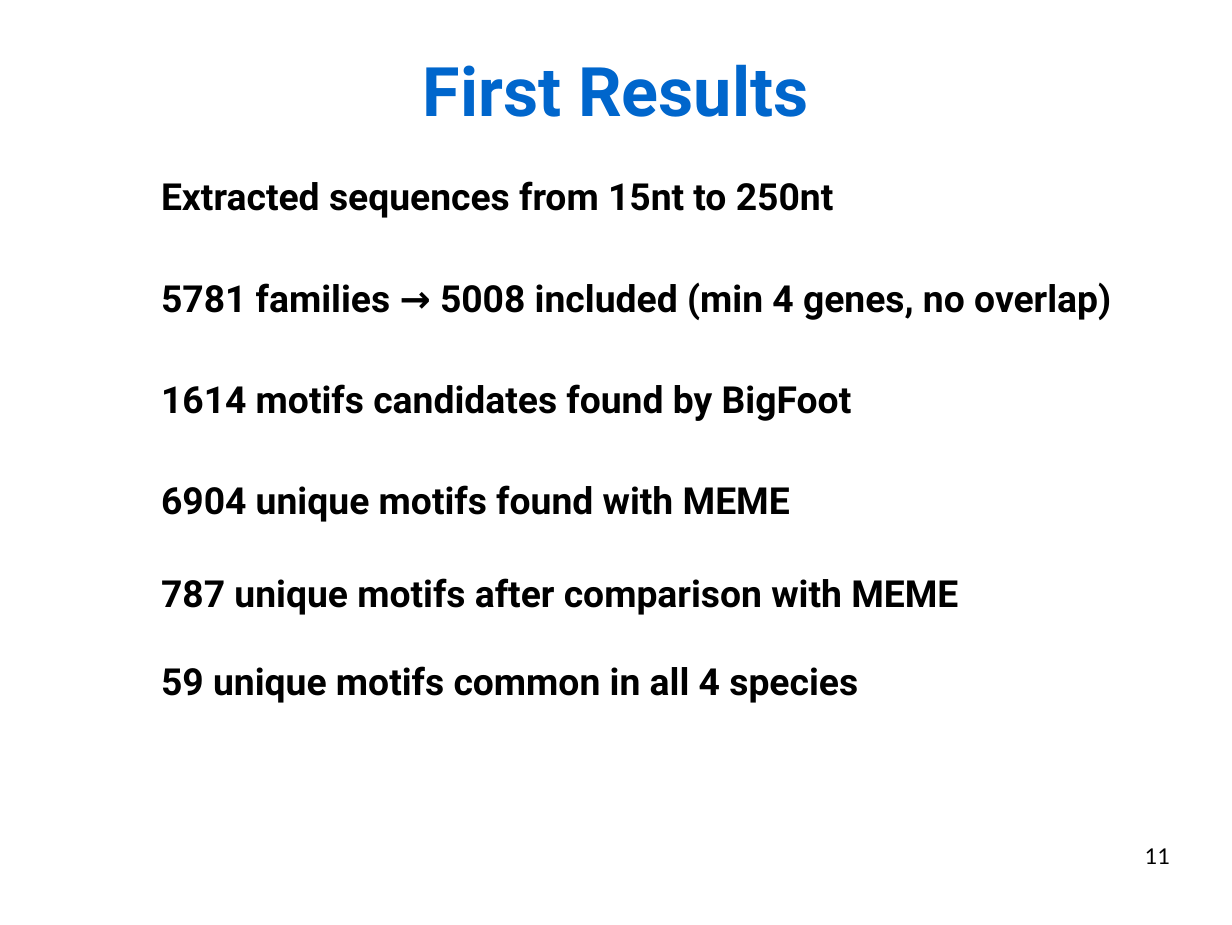
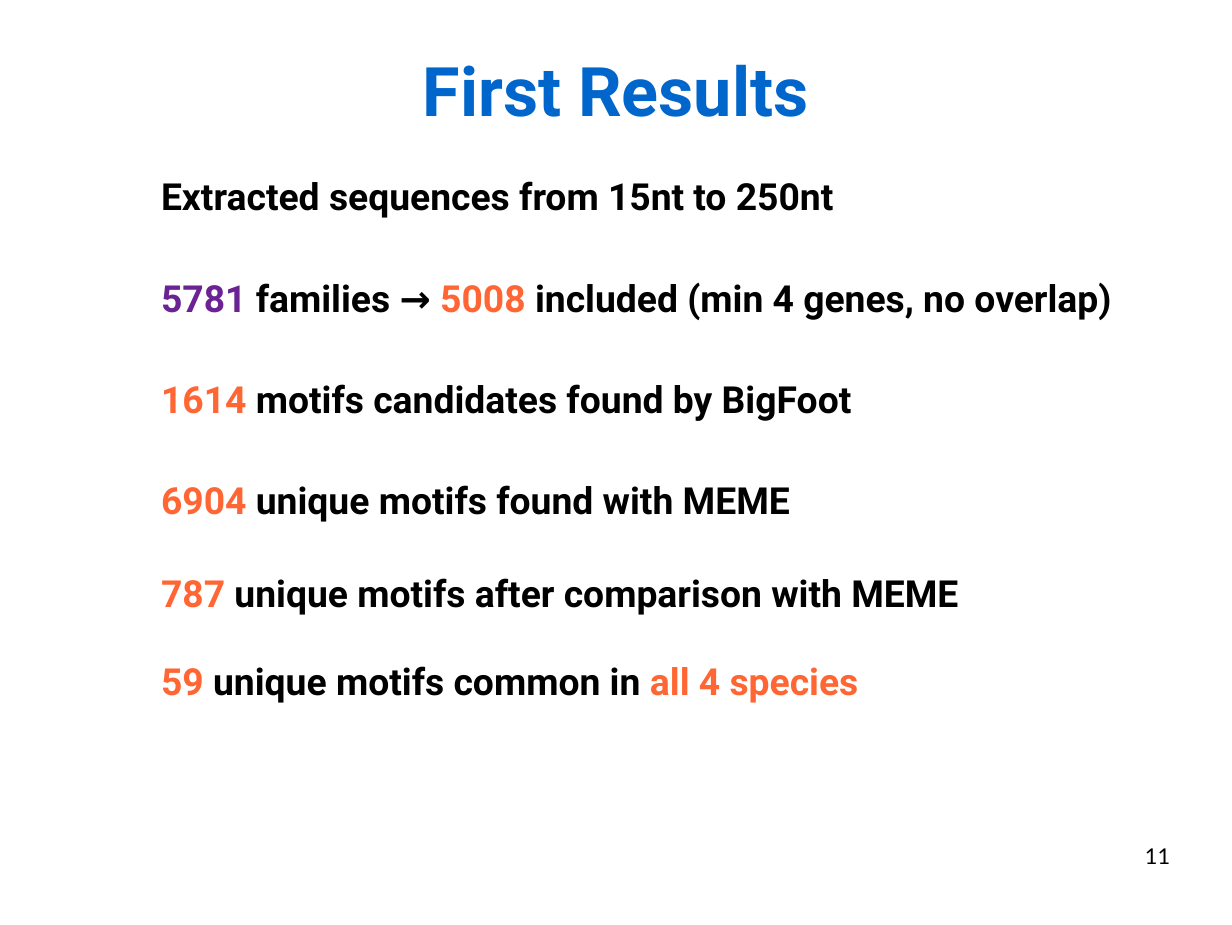
Before and after one commit to Rekyt/lynchlabpresentation2014, a slide deck: slide 11 of LabMeetingPresentation.odp. Drawn at 1232x925 pixels with LibreOffice and Linux fonts; fonts in the diff are those of the drawing. Boxes give left, top, right and bottom in pixels: in the first picture for what was removed or moved away, otherwise in the second. Text is boxed around its words. In the diff, an @@ line names an element or a change of style, - is before the commit and + after.

Commit message:
Added colors to numbers

```diff
--- a/LabMeetingPresentation.odp
+++ b/LabMeetingPresentation.odp
@@ text "5781 families → 5008 included ..." at (161, 282, 1111, 320): text colour #000000 to #6B2394 in "5781"; text colour #000000 to #FF6633 in "5008" @@
@@ text "1614 motifs candidates found by ..." at (161, 384, 852, 421): text colour #000000 to #FF6633 in "1614" @@
@@ text "6904 unique motifs found with ..." at (161, 485, 790, 522): text colour #000000 to #FF6633 in "6904" @@
@@ text "787 unique motifs after comparison ..." at (161, 578, 958, 615): text colour #000000 to #FF6633 in "787" @@
@@ text "59 unique motifs common in ..." at (161, 666, 859, 703): text colour #000000 to #FF6633 in "59 all 4 species" @@
```
